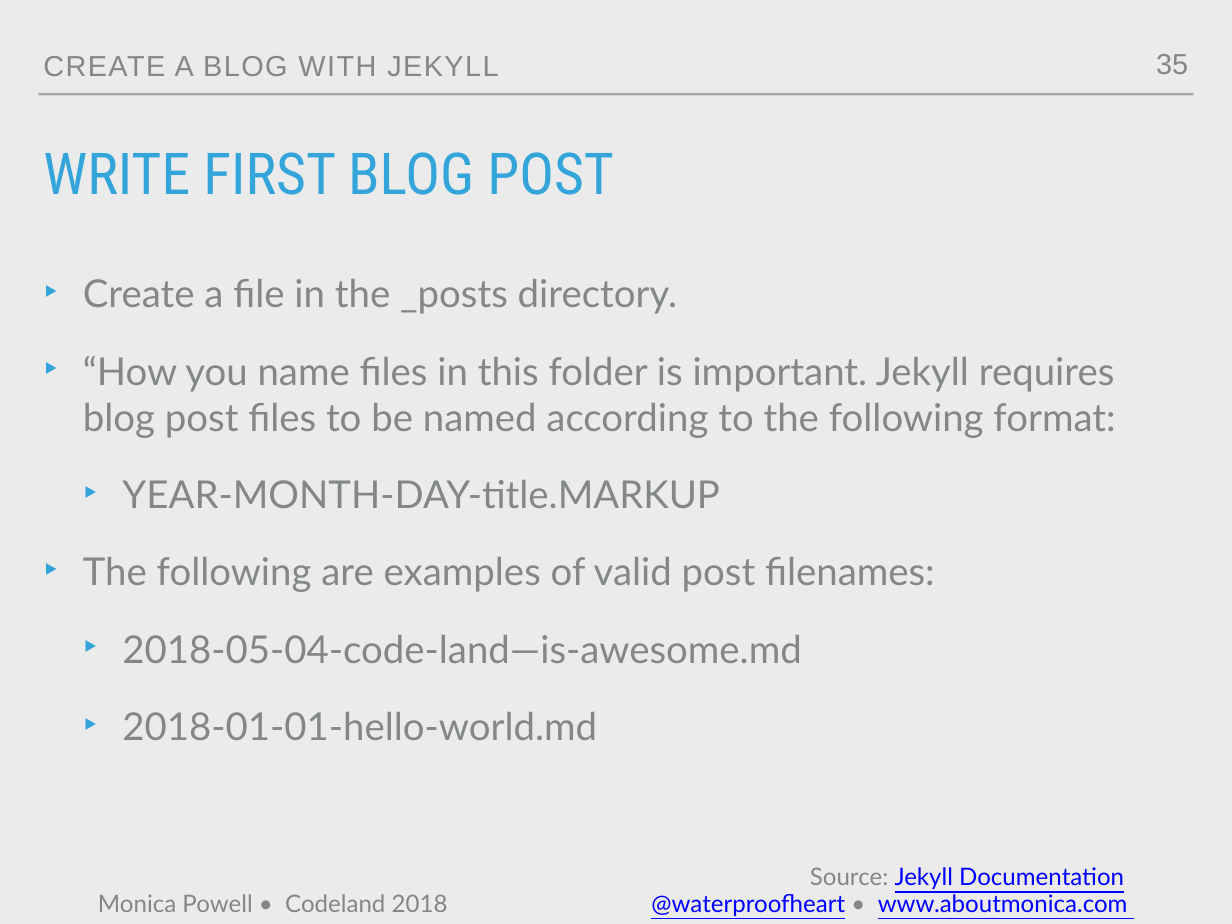
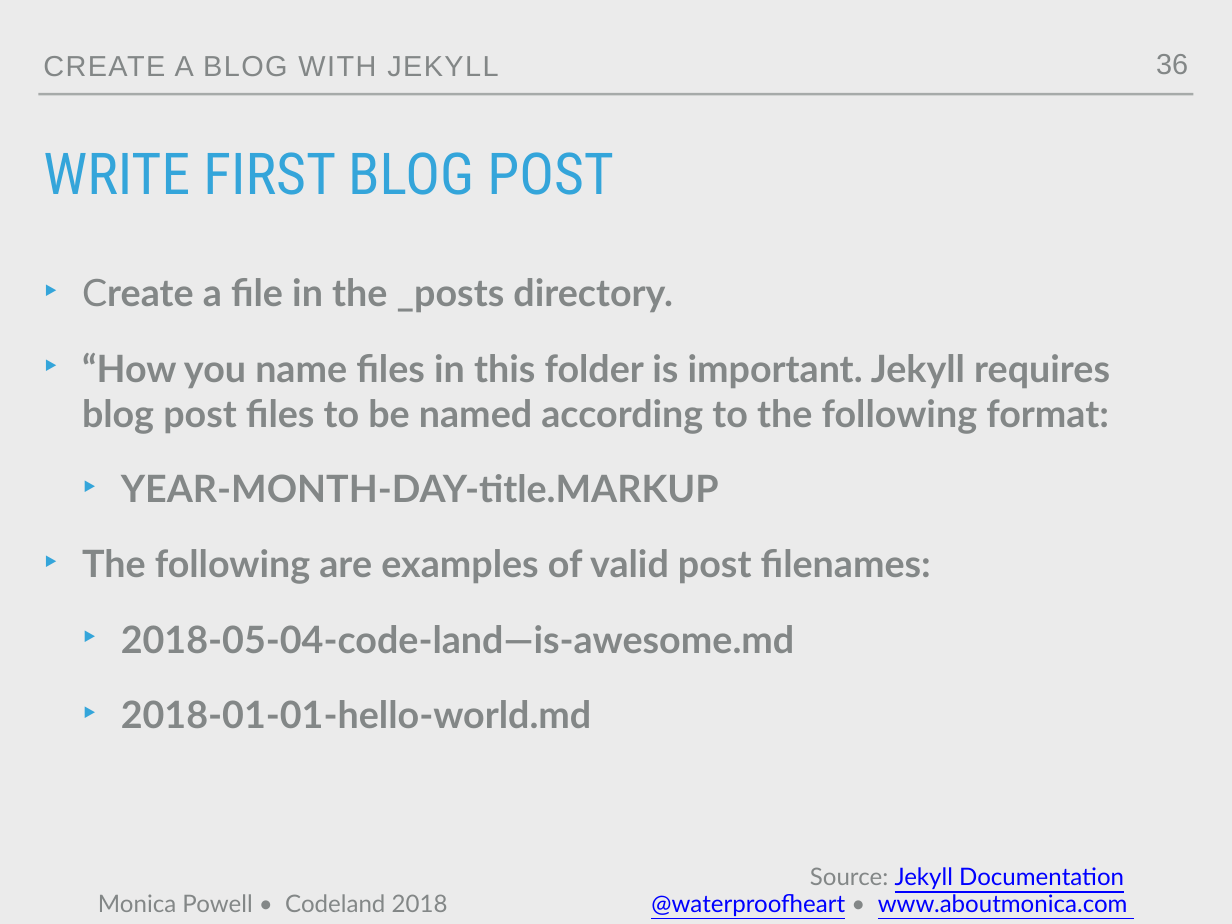
Before and after one commit to M0nica/codeland-workshop, a slide deck: slide 36 of codeland2018.pptx (slide 35 before the commit). Drawn at 1232x924 pixels with LibreOffice and Linux fonts; fonts in the diff are those of the drawing; background and template pictures are left out. Boxes give left, top, right and bottom in pixels: in the first picture for what was removed or moved away, otherwise in the second. Text is boxed around its words. In the diff, an @@ line names an element or a change of style, - is before the commit and + after.

```diff
--- a/codeland2018.pptx
+++ b/codeland2018.pptx
@@ page number at <box>1156,54,1188,74</box>: text changed @@
-35
+36
@@ text "Create a file in the ..." at <box>82,278,1110,728</box>: size 32 to 31.3 pt, bold on; indent changed; less space between paragraphs @@
```
Also in this commit, not shown: 15 other slides changed, 1 slide added, 1 other file.
